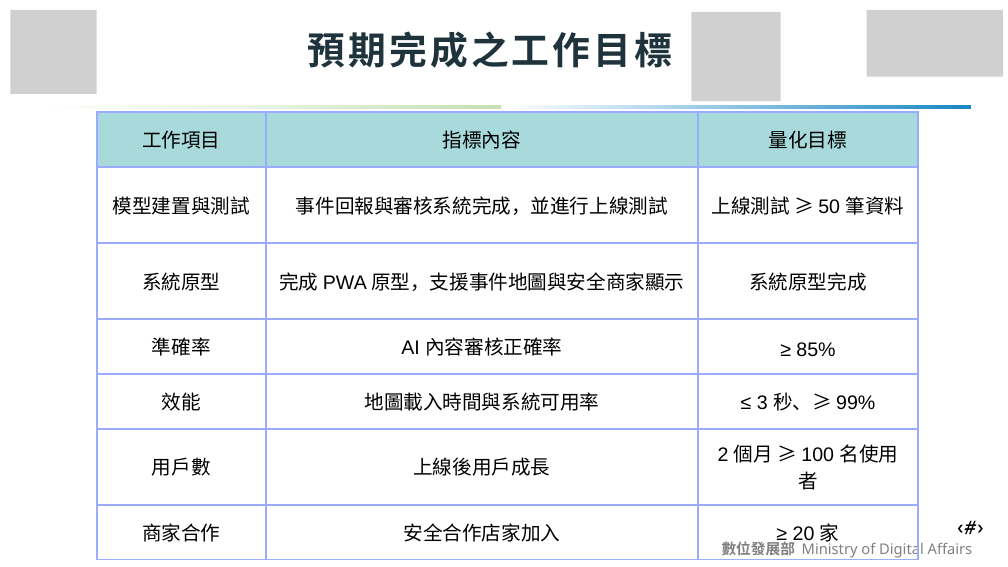
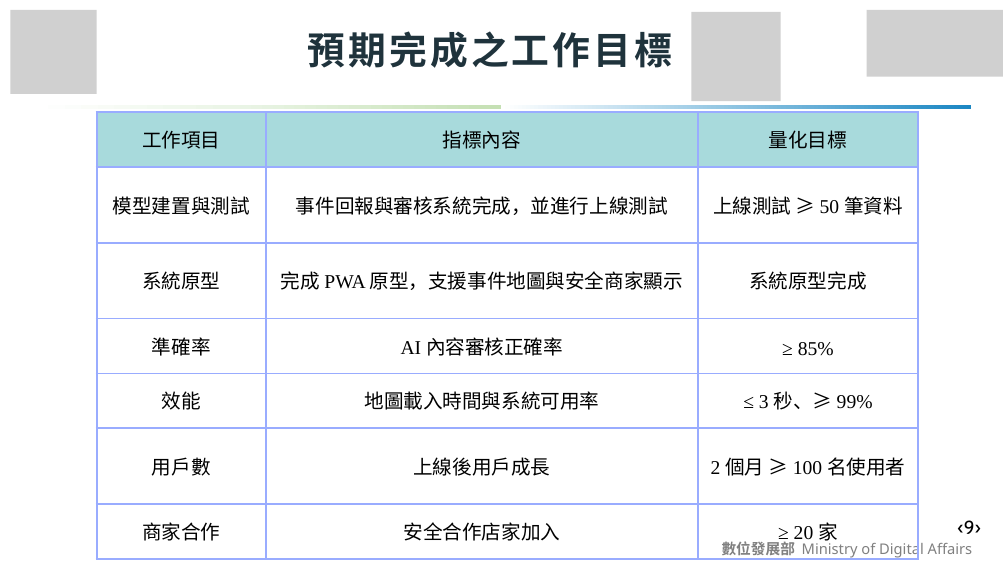
Before and after one commit to Sum5678/114502_project, a slide deck: slide 9 of 文件/競賽的相關東西/AIGO/怪人請離隊_構想簡報.pptx. Drawn at 1008x567 pixels with LibreOffice and Linux fonts; fonts in the diff are those of the drawing; grey boxes stand for pictures. Boxes give left, top, right and bottom in pixels: in the first picture for what was removed or moved away, otherwise in the second. Text is boxed around its words. In the diff, an @@ line names an element or a change of style, - is before the commit and + after.

```diff
--- a/文件/競賽的相關東西/AIGO/怪人請離隊_構想簡報.pptx
+++ b/文件/競賽的相關東西/AIGO/怪人請離隊_構想簡報.pptx
@@ table at <box>97,112,918,549</box> @@
@@ font Arial to Times New Roman @@
@@ text at <box>958,520,981,534</box>: text changed @@
-‹#›
+‹9›
```
Also in this commit, not shown: 11 other slides changed.
